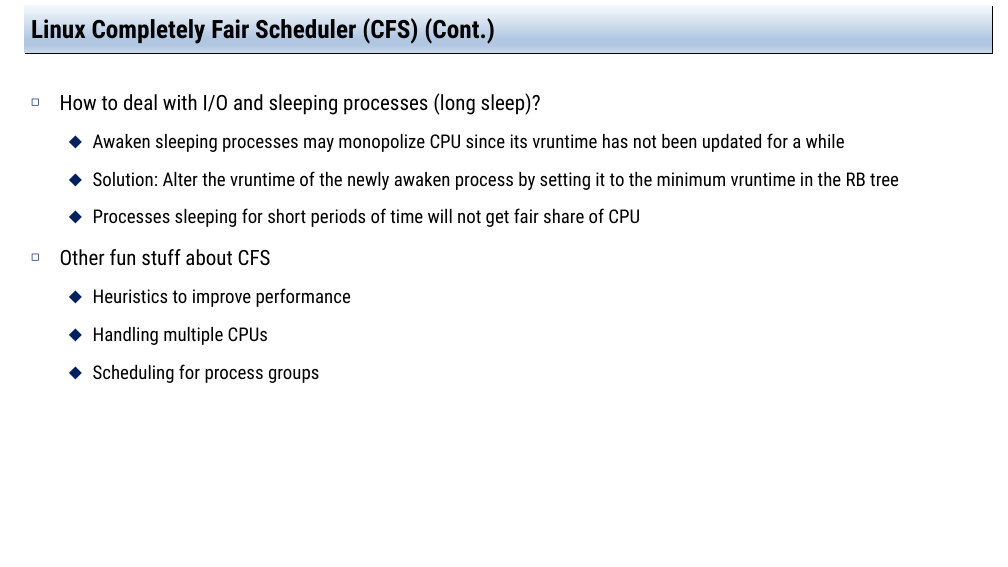
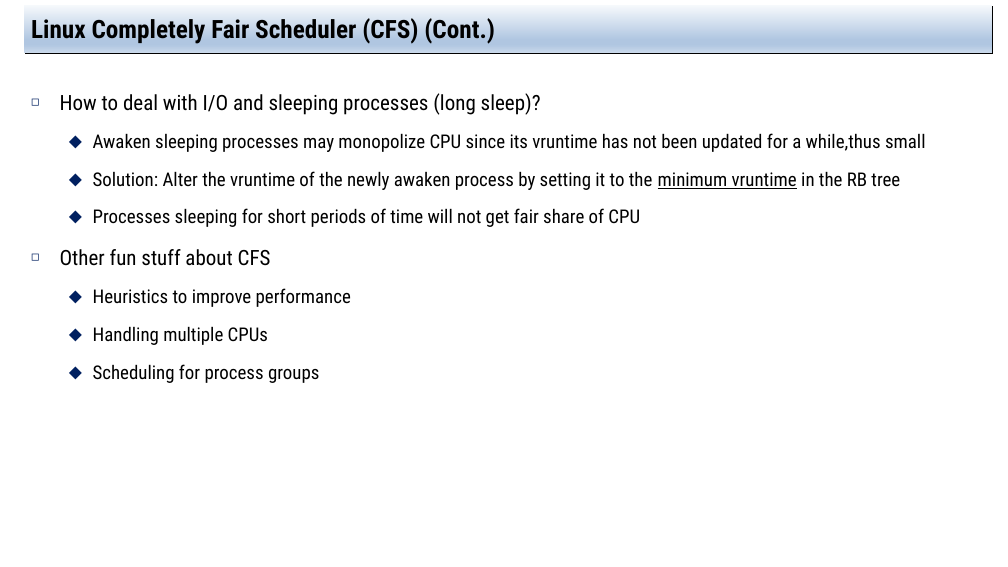
Before and after one commit to jachermocilla/extra-course-materials, a slide deck: slide 23 of cmsc125/ostep/slides/01.Virtualization/09.Scheduling_Proportional_Share.pptx. Drawn at 1008x567 pixels with LibreOffice and Linux fonts; fonts in the diff are those of the drawing. Boxes give left, top, right and bottom in pixels: in the first picture for what was removed or moved away, otherwise in the second. Text is boxed around its words. In the diff, an @@ line names an element or a change of style, - is before the commit and + after.

```diff
--- a/cmsc125/ostep/slides/01.Virtualization/09.Scheduling_Proportional_Share.pptx
+++ b/cmsc125/ostep/slides/01.Virtualization/09.Scheduling_Proportional_Share.pptx
@@ text at (93, 133, 926, 152): text changed @@
-  ⬥ Awaken sleeping processes may monopolize CPU since its vruntime has not been updated for a while
+  ⬥ Awaken sleeping processes may monopolize CPU since its vruntime has not been updated for a while,thus small
@@ text at (93, 171, 900, 190): underline on in "minimum vruntime" @@
```
Also in this commit, not shown: 8 other slides changed, 1 slide added, 2 other files.
